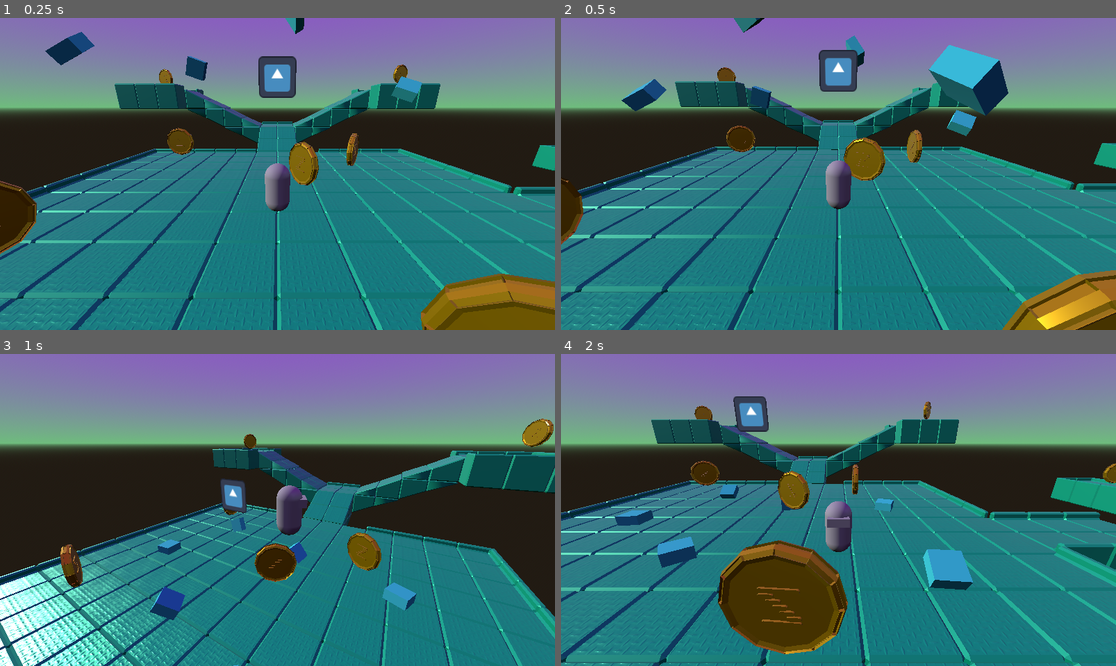
Above: before the commit, frames 1-4 (two rows, left to right).
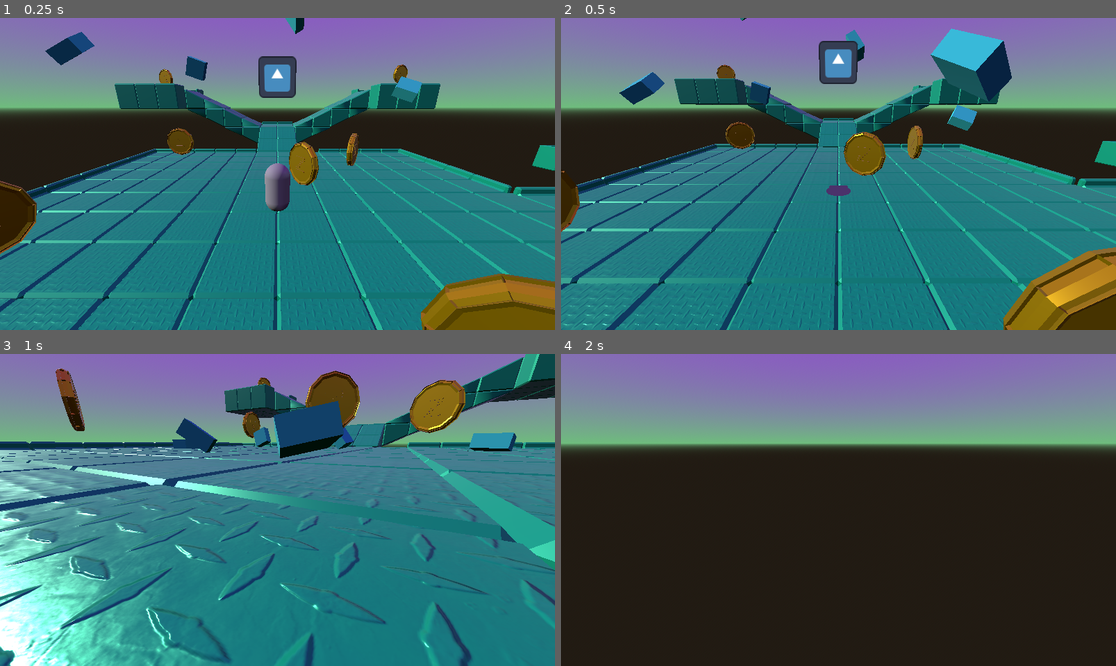
Above: after the commit, the same moments.

Repository: IsaiahMurray/3D-Platformer-Tutorial
Game: Godot game, scene res://scenes/level_1.tscn
The game is run twice, just before and just after one commit, with the same random seed, the same clock (stepped at 60 frames per second) and the same inputs. The engine's default icon, where the game draws it, is replaced by a stand-in: a white triangle on a blue panel in a dark square.
Inputs:
- Up to frame 1 (0.25 s): no input
- Up to frame 2 (0.5 s): no input
- Up to frame 3 (1 s): tap Enter (ui_accept) at 0.5, 0.77 s; hold Right (ui_right) from 0.53 s (still down); tap A (camera_left) at 0.6 s
- Up to frame 4 (2 s): release Right (ui_right) at 1.28 s; hold Down (ui_down) from 1.28 s (still down); tap D (camera_right) at 1.35 s; tap Enter (ui_accept) at 1.52 s

Frame 1 is identical in both runs. In frame 2, 21% of the frame differs, in the area x 0-100%, y 0-100%; in frame 3, 53%; in frame 4, 61%, in the area x 0-100%, y 13-100%.

Commit message:
Raycast
-Added raycast for kinematic movement

Diff:
--- a/3d-platformer-tutorial/player.gd
+++ b/3d-platformer-tutorial/player.gd
@@ -1,8 +1,9 @@
 extends CharacterBody3D
-
 
 const SPEED = 5.0
 const JUMP_VELOCITY = 12
+
+var xForm : Transform3D
 
 func _physics_process(delta: float) -> void:
 
@@ -30,6 +31,13 @@
 	# Rotate character mesh to face the direction the player is moving
 	if input_dir != Vector2(0, 0):
 		$MeshInstance3D.rotation_degrees.y = $Camera_Controller.rotation_degrees.y - rad_to_deg(input_dir.angle()) - 90
+
+	# Rotatae the character to align with the floor
+	if is_on_floor():
+		align_with_floor($RayCast3D.get_collision_normal())
+		global_transform = xForm
+
+	# Update velocity and move character
 	if direction:
 		velocity.x = direction.x * SPEED
 		velocity.z = direction.z * SPEED
@@ -40,3 +48,7 @@
 	move_and_slide()
 	# Make camera controller to match root position of player
 	$Camera_Controller.position = lerp($Camera_Controller.position,position,0.15)
+
+func align_with_floor(floor_normal):
+	xForm = global_transform
+	xForm.basis.y = floor_normal
Not shown: 14 places in 3d-platformer-tutorial/assets/world_blocks/world_blocks_v1.tres that only renumber resources
